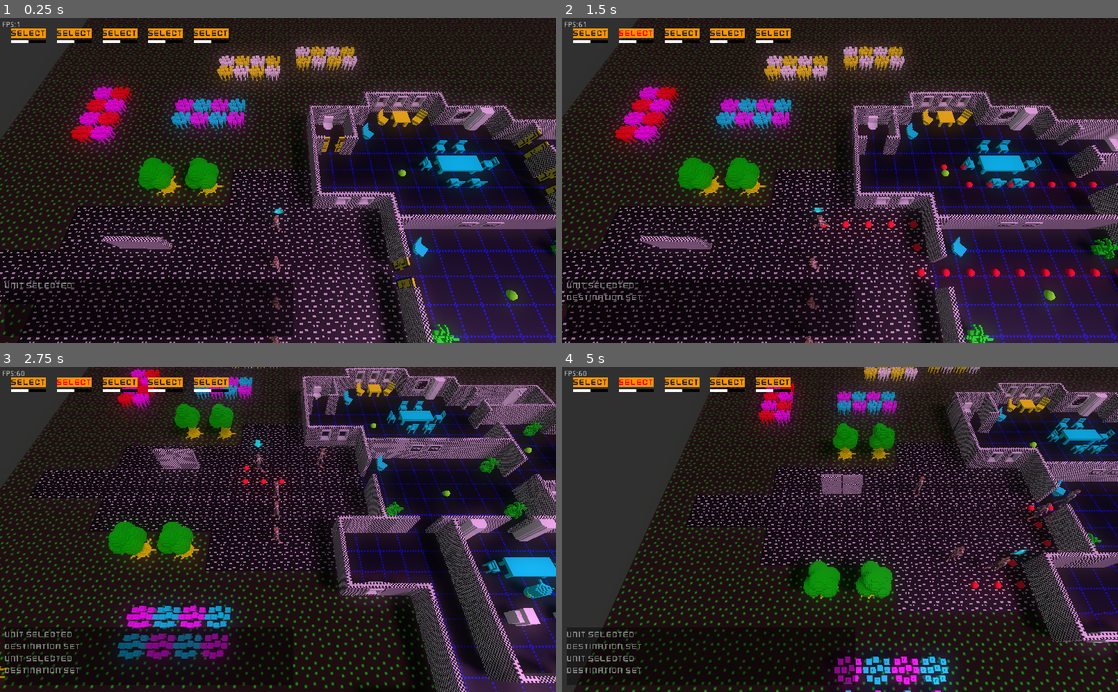
Above: before the commit, frames 1-4 (two rows, left to right).
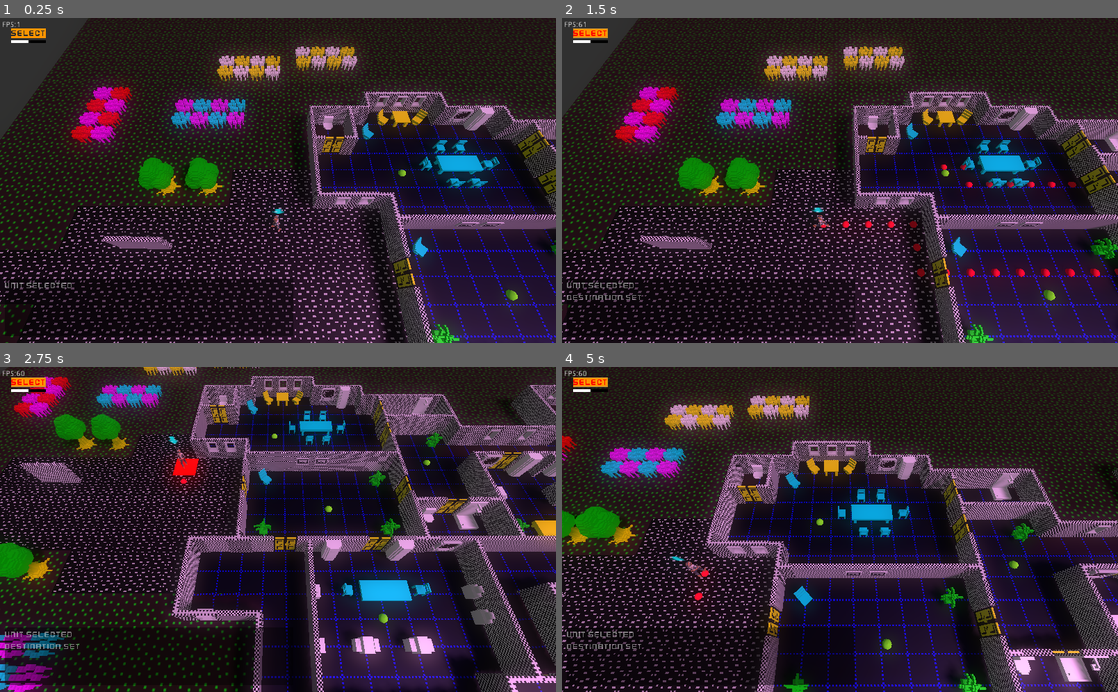
Above: after the commit, the same moments.

Repository: SteveSmith16384/LaserFodder
Game: Godot game, scene res://Main.tscn
The game is run twice, just before and just after one commit, with the same random seed, the same clock (stepped at 60 frames per second) and the same inputs.
Inputs (mouse positions are in pixels of both pictures, inside the frame that each line leads up to):
- Up to frame 1 (0.25 s): no input
- Up to frame 2 (1.5 s): click "Select" at 0.5 s; move the mouse to (962, 164) at 1.27 s; hold Right (ui_right) from 1.28 s (still down); tap 1 (unit_1) at 1.35 s; click (962, 164) at 1.42 s
- Up to frame 3 (2.75 s): move the mouse to (166, 545) at 2.02 s; release Right (ui_right) at 2.03 s; hold Down (ui_down) from 2.03 s (still down); tap 2 (unit_2) at 2.1 s; click (166, 545) at 2.17 s
- Up to frame 4 (5 s): move the mouse to (895, 458) at 2.77 s; release Down (ui_down) at 2.78 s; hold Right (ui_right) 2.78-3.53 s; tap 3 (unit_3) at 2.85 s; click (895, 458) at 2.92 s; move the mouse to (812, 594) at 3.52 s; hold Up (ui_up) 3.53-4.28 s; tap 4 (unit_4) at 3.6 s; click (812, 594) at 3.67 s; move the mouse to (1006, 578) at 4.27 s; hold Left (ui_left) from 4.28 s (still down); tap 5 (unit_5) at 4.35 s; click (1006, 578) at 4.42 s

The runs differ from the first frame. In frame 1, 1.4% of the frame differs, in the area x 10-100%, y 3-100%; in frame 2, 2.1%; in frame 3, 54%, in the area x 0-100%, y 0-100%; in frame 4, 53%.
Error after the commit: Invalid get index '1' (on base: 'Array'). (res://GameScene.gd:28)

Commit message:
Lots of improvements

Diff:
--- a/src/EnemyDroid.gd
+++ b/src/EnemyDroid.gd
@@ -42,8 +42,13 @@
 	pass
 
 
-func can_see(enemy:Spatial) -> bool:
-	return $CheckCanSeeRay.can_see(enemy)
+func can_see_target(enemy:Spatial) -> bool:
+	return $CheckCanSeeRay.can_see_target(enemy)
+
+
+func can_see_point(point:Vector3) -> bool:
+	var can_see = $CheckCanSeeRay.can_see_point(point - self.translation)
+	return can_see == null
 
 
 func _on_EnemyDroid_input_event(_camera, event, _position, _normal, _shape_idx):
--- a/src/EnemyDroid.tscn
+++ b/src/EnemyDroid.tscn
@@ -12,7 +12,7 @@
 
 [sub_resource type="CylinderShape" id=1]
 height = 1.4635
-radius = 0.504654
+radius = 0.414417
 
 [node name="EnemyDroid" type="KinematicBody" groups=["droid", "enemy"]]
 script = ExtResource( 2 )
--- a/src/GameScene.gd
+++ b/src/GameScene.gd
@@ -10,6 +10,7 @@
 	var start_positions = $SternersHouse.get_player_start_points()
 	for start_position in start_positions:
 		_create_player(start_position.global_translation)
+		break # todo - remove
 
 	EventBus.connect("player_selected", self, "_on_player_selected")
 	EventBus.connect("enemy_selected", self, "_on_enemy_selected")
--- a/src/GenerateAStar.gd
+++ b/src/GenerateAStar.gd
@@ -26,9 +26,9 @@
 			if pointid == 487:
 				pass
 
-			$CheckCanSeeRay.translation.x = x - self.translation.x
-			$CheckCanSeeRay.translation.y = 0.1 # Keep below window level
-			$CheckCanSeeRay.translation.z = z - self.translation.z
+			$RayCast.translation.x = x - self.translation.x
+			$RayCast.translation.y = 0.1 # Keep below window level
+			$RayCast.translation.z = z - self.translation.z
 
 			#var debug:Spatial = debug_class.instance()
 			#debug.translation = $CheckCanSeeRay.translation
@@ -36,7 +36,7 @@
 
 			if x > sx:
 				# Check West
-				var can_see = $CheckCanSeeRay.can_see_point(Vector3(-sq_size, 0, 0))
+				var can_see = can_see_point(Vector3(-sq_size, 0, 0))
 				if can_see == null:
 					astar.connect_points(pointid, pointid - 1)
 #					if pointid == 488:
@@ -47,7 +47,7 @@
 
 			# Check North
 			if z > sz:
-				var can_see = $CheckCanSeeRay.can_see_point(Vector3(0, 0, -sq_size))
+				var can_see = can_see_point(Vector3(0, 0, -sq_size))
 				if can_see == null:
 					astar.connect_points(pointid, pointid - points_per_row)
 				else:
@@ -63,3 +63,13 @@
 
 	#var path = astar.get_point_path(1, 5+points_per_row)
 	pass
+
+
+func can_see_point(point:Vector3):
+	#self.enabled = true
+	$RayCast.cast_to = point
+	$RayCast.cast_to.y = 0
+	$RayCast.force_raycast_update()
+	var hit = $RayCast.get_collider()
+	#todo self.enabled = false
+	return hit# == target or hit == null
--- a/src/GenerateAStar.tscn
+++ b/src/GenerateAStar.tscn
@@ -1,13 +1,13 @@
-[gd_scene load_steps=4 format=2]
+[gd_scene load_steps=3 format=2]
 
 [ext_resource path="res://GenerateAStar.gd" type="Script" id=1]
-[ext_resource path="res://components/CheckCanSeeRay.tscn" type="PackedScene" id=2]
 [ext_resource path="res://DebuggingSphere.tscn" type="PackedScene" id=3]
 
 [node name="GenerateAStar" type="Spatial"]
 script = ExtResource( 1 )
 
-[node name="CheckCanSeeRay" parent="." instance=ExtResource( 2 )]
-enabled = true
+[node name="RayCast" type="RayCast" parent="."]
+collision_mask = 2
 
-[node name="DebuggingSphere" parent="CheckCanSeeRay" instance=ExtResource( 3 )]
+[node name="DebuggingSphere" parent="RayCast" instance=ExtResource( 3 )]
+skeleton = NodePath("")
--- a/src/Scenery/Door1.gd
+++ b/src/Scenery/Door1.gd
@@ -1,8 +1,10 @@
 extends Spatial
 
-var pos_x = 0
+#var pos_x = 0
 var opening = false
-var closing = false
+var closing = true
+var closed = false
+var num_bodies = 0
 
 func _ready():
 	pass
@@ -10,17 +12,18 @@
 
 func _process(delta):
 	if opening:
+		closed = false
 		$RightDoor.translation.x += delta
 		if $RightDoor.translation.x > 1:
 			$RightDoor.translation.x = 1
 			opening = false
-			$CloseTimer.start()
+			#$CloseTimer.start()
 	elif closing:
 		$RightDoor.translation.x -= delta
 		if $RightDoor.translation.x < 0:
 			$RightDoor.translation.x = 0
 			closing = false
-
+			closed = true
 
 	$LeftDoor.translation.x = -$RightDoor.translation.x
 	pass
@@ -30,16 +33,37 @@
 	if opening:
 		return
 
-	if body != $LeftDoor && body != $RightDoor:
+	if _does_body_activate_door(body):
+		num_bodies += 1
 		opening = true
 		closing = false
-		$CloseTimer.stop()
-		$CloseTimer.start()
+		#$CloseTimer.stop()
+		#$CloseTimer.start()
 		$Audio_OpenClose.play()
 	pass
 
 
 func _on_CloseTimer_timeout():
-	closing = true
-	$Audio_OpenClose.play()
+	if closed:
+		return
+	if num_bodies <= 0:
+		closing = true
+		$Audio_OpenClose.play()
 	pass
+
+
+func _on_Area_body_exited(body):
+	if _does_body_activate_door(body):
+		num_bodies -= 1
+	pass
+
+
+func _does_body_activate_door(body):
+	if body.is_in_group("droid"):
+		return true
+	if body.is_in_group("sterner"):
+		return true
+	if body.is_in_group("player"):
+		return true
+
+	return false
--- a/src/Scenery/Door1.tscn
+++ b/src/Scenery/Door1.tscn
@@ -24,7 +24,7 @@
 extents = Vector3( 0.45, 0.976, 0.095 )
 
 [sub_resource type="BoxShape" id=5]
-extents = Vector3( 0.771012, 0.943699, 0.233496 )
+extents = Vector3( 0.771012, 0.943699, 0.527241 )
 
 [node name="Door1" type="Spatial"]
 script = ExtResource( 3 )
@@ -60,9 +60,11 @@
 
 [node name="CloseTimer" type="Timer" parent="."]
 wait_time = 4.0
+autostart = true
 
 [node name="Audio_OpenClose" type="AudioStreamPlayer3D" parent="."]
 stream = ExtResource( 4 )
 
 [connection signal="body_entered" from="Area" to="." method="_on_Area_body_entered"]
+[connection signal="body_exited" from="Area" to="." method="_on_Area_body_exited"]
 [connection signal="timeout" from="CloseTimer" to="." method="_on_CloseTimer_timeout"]
--- a/src/Scenery/Wall.tscn
+++ b/src/Scenery/Wall.tscn
@@ -10,7 +10,7 @@
 roughness = 0.5
 
 [sub_resource type="BoxShape" id=2]
-extents = Vector3( 0.8, 1, 0.15 )
+extents = Vector3( 0.8, 1.05, 0.15 )
 
 [sub_resource type="SpatialMaterial" id=3]
 albedo_texture = ExtResource( 3 )
@@ -32,7 +32,7 @@
 material/0 = SubResource( 1 )
 
 [node name="CollisionShape" type="CollisionShape" parent="."]
-transform = Transform( 1, 0, 0, 0, 1, 0, 0, 0, 1, 0, 1, 0 )
+transform = Transform( 1, 0, 0, 0, 1, 0, 0, 0, 1, 0, 1.05, 0 )
 shape = SubResource( 2 )
 
 [node name="CubeMesh" type="MeshInstance" parent="."]
--- a/src/SternersHouse.gd
+++ b/src/SternersHouse.gd
@@ -11,24 +11,29 @@
 func place_droids():
 	var droid_start_positions = $DroidStartPositions
 	var droids = get_tree().get_nodes_in_group("droid")
+	var i:int = 1
 	for droid in droids:
-		var idx = Globals.rnd.randi_range(0, droid_start_positions.get_child_count()-1)
-		droid.translation = droid_start_positions.get_child(idx).translation;
-		droid_start_positions.remove_child(droid_start_positions.get_child(idx))
+		if i == 1:
+			var idx = Globals.rnd.randi_range(0, droid_start_positions.get_child_count()-1)
+			droid.translation = droid_start_positions.get_child(idx).global_translation;
+			droid_start_positions.remove_child(droid_start_positions.get_child(idx))
+		else:
+			droid.queue_free()
+		i += 1
 	pass
 
 
 func place_sterner():
 	var sterner_start_positions = $SternerStartPositions
 	var idx = Globals.rnd.randi_range(0, sterner_start_positions.get_child_count()-1)
-	$Units/SternerRegnix.translation = sterner_start_positions.get_child(idx).translation;
+	$Units/SternerRegnix.translation = sterner_start_positions.get_child(idx).global_translation;
 	pass
 
 
 func get_rnd_destination():
 	var points = $RoutePoints
 	var dest = points.get_node("RoutePoint" + str(Globals.rnd.randi_range(1, points.get_child_count())))
-	return dest.translation
+	return dest.global_translation
 
 
 func get_route(start, end):
--- a/src/SternersHouse.tscn
+++ b/src/SternersHouse.tscn
@@ -2138,25 +2138,24 @@
 material = SubResource( 20 )
 
 [node name="Units" type="Spatial" parent="."]
-transform = Transform( 1, 0, 0, 0, 1, 0, 0, 0, 1, -18.098, 0, -6.10605 )
 
 [node name="SternerRegnix" parent="Units" instance=ExtResource( 33 )]
-transform = Transform( 1, 0, 0, 0, 1, 0, 0, 0, 1, 2.19013, 0, -3.93306 )
+transform = Transform( 1, 0, 0, 0, 1, 0, 0, 0, 1, 0.25971, 0, -3.93306 )
 
 [node name="EnemyDroid1" parent="Units" instance=ExtResource( 21 )]
-transform = Transform( 1, 0, 0, 0, 1, 0, 0, 0, 1, 12.8, 0, 4.8 )
+transform = Transform( 1, 0, 0, 0, 1, 0, 0, 0, 1, 10.8696, 0, 4.8 )
 
 [node name="EnemyDroid2" parent="Units" instance=ExtResource( 21 )]
-transform = Transform( 1, 0, 0, 0, 1, 0, 0, 0, 1, 12.8, 0, 4.8 )
+transform = Transform( 1, 0, 0, 0, 1, 0, 0, 0, 1, 10.8696, 0, 4.8 )
 
 [node name="EnemyDroid3" parent="Units" instance=ExtResource( 21 )]
-transform = Transform( 1, 0, 0, 0, 1, 0, 0, 0, 1, 12.8, 0, 4.8 )
+transform = Transform( 1, 0, 0, 0, 1, 0, 0, 0, 1, 10.8696, 0, 4.8 )
 
 [node name="EnemyDroid4" parent="Units" instance=ExtResource( 21 )]
-transform = Transform( 1, 0, 0, 0, 1, 0, 0, 0, 1, 12.8, 0, 4.8 )
+transform = Transform( 1, 0, 0, 0, 1, 0, 0, 0, 1, 10.8696, 0, 4.8 )
 
 [node name="EnemyDroid5" parent="Units" instance=ExtResource( 21 )]
-transform = Transform( 1, 0, 0, 0, 1, 0, 0, 0, 1, 12.8, 0, 4.8 )
+transform = Transform( 1, 0, 0, 0, 1, 0, 0, 0, 1, 10.8696, 0, 4.8 )
 
 [node name="PlayerStartPositions" type="Spatial" parent="."]
 transform = Transform( 1, 0, 0, 0, 1, 0, 0, 0, 1, -18.098, 0, -6.10605 )
--- a/src/UI/GameUI.tscn
+++ b/src/UI/GameUI.tscn
@@ -31,7 +31,7 @@
 margin_top = 481.0
 margin_right = 540.0
 margin_bottom = 587.0
-mouse_filter = 1
+mouse_filter = 2
 mouse_default_cursor_shape = 0
 theme = ExtResource( 2 )
 text = "Hello!Hello!Hello!
--- a/src/components/CanMove.gd
+++ b/src/components/CanMove.gd
@@ -19,11 +19,15 @@
 	var start_point:int = Globals.astar.get_closest_point(player.translation)
 	var end_point:int = Globals.astar.get_closest_point(pos)
 	can_move.route_points = Globals.astar.get_point_path(start_point, end_point)
-	if can_move.route_points.size() > 2:
+	if can_move.route_points.size() > 0:
+		can_move.route_points.push_back(pos) # Add point clicked!
 
 		can_move.route_ids = Globals.astar.get_id_path(start_point, end_point)
 
-		can_move.route_index = 1 # First point is sometimes in the wrong direction
+		can_move.route_index = 0
+		if can_move.route_points.size() > 1:
+			can_move.route_index = 1 # First point is sometimes in the wrong direction
+
 		can_move.has_destination = true
 
 		for t in Globals.to_remove:
--- a/src/components/CheckCanSeeRay.gd
+++ b/src/components/CheckCanSeeRay.gd
@@ -8,7 +8,7 @@
 
 
 func can_see_target(target: Spatial):
-	var hit = can_see_point(target.translation - self.translation)
+	var hit = can_see_point(target.global_translation - self.global_translation)
 	return hit == target or hit == null
 
 
--- a/src/components/CheckCanSeeRay.tscn
+++ b/src/components/CheckCanSeeRay.tscn
@@ -3,5 +3,4 @@
 [ext_resource path="res://components/CheckCanSeeRay.gd" type="Script" id=1]
 
 [node name="CheckCanSeeRay" type="RayCast"]
-collision_mask = 2
 script = ExtResource( 1 )
--- a/src/systems/DroidAISystem.gd
+++ b/src/systems/DroidAISystem.gd
@@ -1,72 +1,97 @@
 extends Node
 
+const SPEED = 2
 const ENEMY_TARGET_CHECK_INTERVAL :int = 1
 
 func _process(delta):
-	var entities = get_tree().get_nodes_in_group("droid")
-	for entity in entities:
-		_process_entity(delta, entity)
+	var droids = get_tree().get_nodes_in_group("droid")
+	for droid in droids:
+		_process_entity(delta, droid)
 	pass
 
 
-func _process_entity(_delta: float, entity:KinematicBody):
-	return # todo
+func _process_entity(_delta: float, droid:KinematicBody):
+	#return # todo
 
-	var our_cbs = entity.get_node("CanBeShot")
+	var our_cbs = droid.get_node("CanBeShot")
 	if our_cbs.killed:
 		# We're dead!
 		return
 
-	var can_move = entity.get_node("CanMove")
-	var can_shoot = entity.get_node("CanShoot")
+	var can_move = droid.get_node("CanMove")
+	var can_shoot = droid.get_node("CanShoot")
+
 	if can_shoot.current_target != null:
 		if is_instance_valid(can_shoot.current_target) == false:
+			# Target destroyed
 			can_shoot.current_target = null
 			return
 
 		var cbs = can_shoot.current_target.get_node("CanBeShot")
 		if cbs.killed:
+			# Target destroyed
 			can_shoot.current_target = null
 			return
 
-		var can_see:bool = entity.can_see(can_shoot.current_target)
+		var can_see:bool = droid.can_see_target(can_shoot.current_target)
 		if can_see == false:
-			can_move.destination = can_shoot.current_target.translation
+			#can_move.destination = can_shoot.current_target.translation
+			CanMove.set_destination(droid, can_move, can_shoot.current_target.translation)
 			can_shoot.current_target = null
 			return
 
+		can_move.has_destination = false
+
 		# face target
-		entity.turn_to_face(can_shoot.current_target)
+		droid.turn_to_face(can_shoot.current_target)
 
-		var dist = entity.global_translation.distance_to(can_shoot.current_target.global_translation)
-		var is_gun = can_shoot.current_weapon#.get_node("IsGun")
-		if dist < is_gun.distance:
-			var shot_fired = can_shoot.shoot()
-			if shot_fired:
-			#	entity.shoot_anim()
-				return
-		else:
-			can_move.destination = can_shoot.current_target.translation
+		#var dist = entity.global_translation.distance_to(can_shoot.current_target.global_translation)
+		#var is_gun = can_shoot.current_weapon#.get_node("IsGun")
+		#if dist < is_gun.distance:
+		var shot_fired = can_shoot.shoot()
+		#if shot_fired:
+			#entity.shoot_anim()
+			#return
+#		else:
+#			can_move.destination = can_shoot.current_target.translation
 	else:
 		if can_shoot.time_until_target_check <= 0:
-			_check_for_enemy(entity, can_shoot)
+			_check_for_enemy(droid, can_shoot)
 			can_shoot.time_until_target_check = ENEMY_TARGET_CHECK_INTERVAL
 			pass
 	pass
 
-	if can_move.current_mode == CanMove.Mode.WALK:
-		var x = cos(can_move.walk_angle) * can_move.speed
-		var z = sin(can_move.walk_angle) * can_move.speed
-		var offset := Vector3(x, 0, z)
+	if can_move.has_destination == false:
+		# todo - wander?
+	#	if can_move.current_mode == CanMove.Mode.WALK:
+		return
 
-		var old_pos:= Vector2(entity.translation.x, entity.translation.z)
-		entity.move_and_slide(offset)
-		#entity.walk_anim()
+	var next_dest: Vector3 = can_move.route_points[can_move.route_index]
 
-		# Rotate based on new position
-		var new_pos:= Vector2(entity.translation.x, entity.translation.z)
-		var ang:float = old_pos.angle_to_point(new_pos)
-		entity.get_node("Rotator").rotation.y = -ang
+	if can_move.route_index + 1 < can_move.route_points.size():
+		# Can we see ahead?
+		if droid.can_see_point(can_move.route_points[can_move.route_index+1]):
+			can_move.route_index += 1
+			next_dest = can_move.route_points[can_move.route_index]
+
+	next_dest.y = droid.translation.y
+
+	var dir:Vector3 = next_dest - droid.translation
+	if dir.length() < .5: # Reached point
+		can_move.route_index += 1
+		if can_move.route_index >= can_move.route_points.size():
+			 # Reached destination
+			can_move.has_destination = false
+		return # Loop around next time
+
+	var offset :Vector3 = dir.normalized() * SPEED
+	var old_pos:= Vector2(droid.translation.x, droid.translation.z)
+	droid.move_and_slide(offset)
+
+	# Rotate based on new position
+	var new_pos:= Vector2(droid.translation.x, droid.translation.z)
+	var ang:float = old_pos.angle_to_point(new_pos)
+	droid.get_node("Rotator").rotation.y = -ang
 	pass
 
 
@@ -76,15 +101,15 @@
 
 	var enemy_units = get_tree().get_nodes_in_group("player")
 	for enemy_unit in enemy_units:
-		var can_see:bool = entity.can_see(enemy_unit)
+		var can_see:bool = entity.can_see_target(enemy_unit)
 		if can_see:
 			var cbs = enemy_unit.get_node("CanBeShot")
 			if cbs.killed:
 				continue
 			# check distance
 			var dist = entity.global_translation.distance_to(enemy_unit.global_translation)
-			if dist > Globals.AI_VIEW_DISTANCE:
-				continue
+			#if dist > Globals.AI_VIEW_DISTANCE:
+			#	continue
 			if dist < closest_dist:
 				closest_dist = dist
 				closest = enemy_unit
--- a/src/systems/PlayerAISystem.gd
+++ b/src/systems/PlayerAISystem.gd
@@ -67,6 +67,7 @@
 	var next_dest: Vector3 = can_move.route_points[can_move.route_index]
 
 	if can_move.route_index + 1 < can_move.route_points.size():
+		# Can we see ahead?
 		if player.can_see_point(can_move.route_points[can_move.route_index+1]):
 			can_move.route_index += 1
 			next_dest = can_move.route_points[can_move.route_index]
@@ -74,7 +75,7 @@
 	next_dest.y = player.translation.y
 
 	var dir:Vector3 = next_dest - player.translation
-	if dir.length() < .5: # Reached point
+	if dir.length() < .2: # Reached point
 		can_move.route_index += 1
 		if can_move.route_index >= can_move.route_points.size():
 			 # Reached destination
